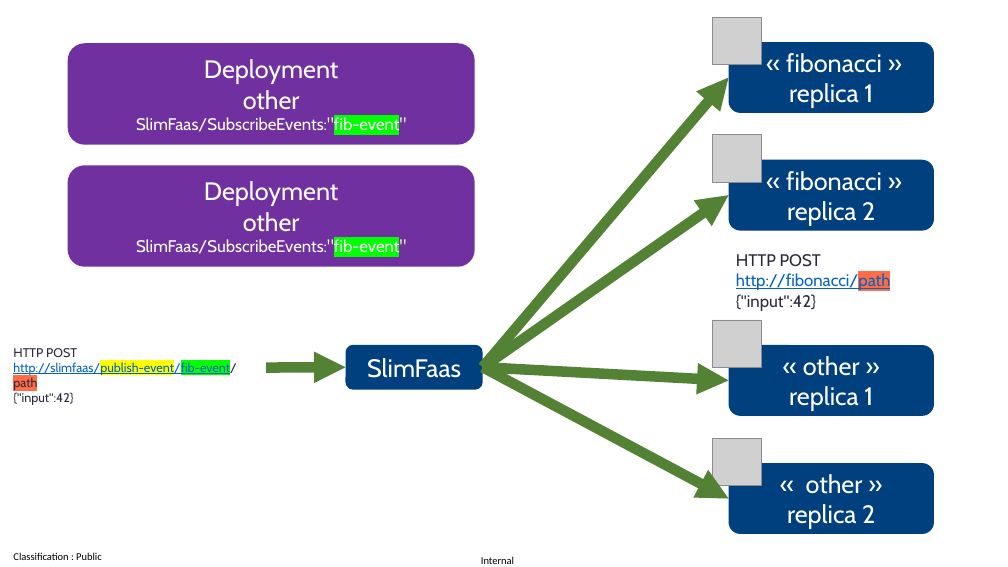
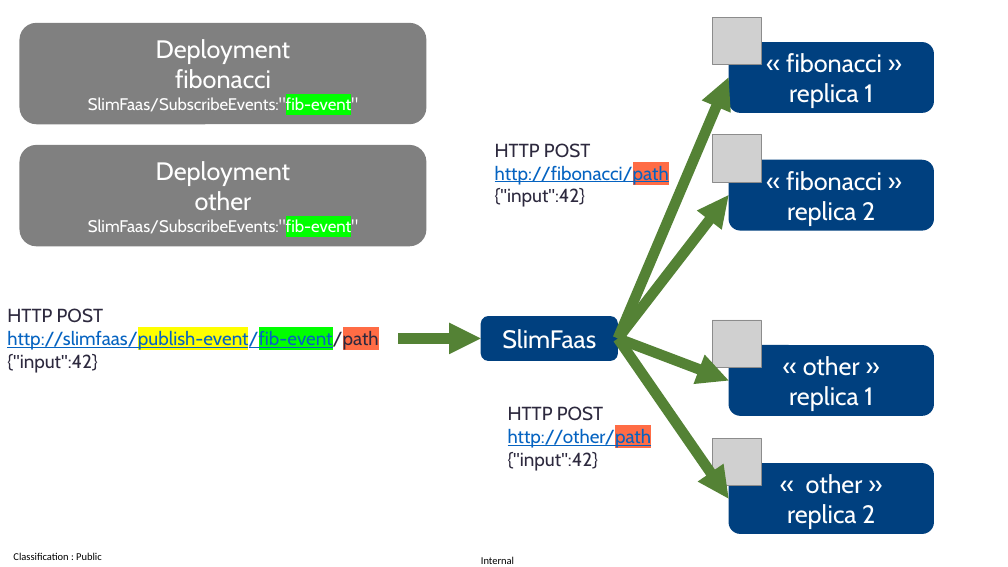
Before and after one commit to AxaFrance/SlimFaas, a slide deck: slide 3 of documentation/slimfaas.pptx. Drawn at 1008x567 pixels with LibreOffice and Linux fonts; fonts in the diff are those of the drawing; grey boxes stand for pictures. Boxes give left, top, right and bottom in pixels: in the first picture for what was removed or moved away, otherwise in the second. Text is boxed around its words. In the diff, an @@ line names an element or a change of style, - is before the commit and + after.

```diff
--- a/documentation/slimfaas.pptx
+++ b/documentation/slimfaas.pptx
@@ rounded rectangle "Deployment": place and size @@
-rounded rectangle "Deployment" at (68,43,475,144)
+rounded rectangle "Deployment" at (20,23,426,124)
@@ rounded rectangle "Deployment" at (20,23,426,124): fill #7030A0 to #808080 @@
@@ text in rounded rectangle at (175,69,271,88): text changed @@
-other
+fibonacci
@@ arrow moved from (483, 368) - (729, 78) to (618, 339) - (729, 78) @@
@@ rounded rectangle "Deployment": place and size @@
-rounded rectangle "Deployment" at (68,166,475,267)
+rounded rectangle "Deployment" at (20,145,426,247)
@@ rounded rectangle "Deployment" at (20,145,426,247): fill #7030A0 to #808080 @@
@@ text "HTTP POST": place and size @@
-text "HTTP POST" at (736,254,890,311)
+text "HTTP POST" at (495,143,669,207)
@@ text "HTTP POST" at (495,143,669,207): size 16 to 18 pt @@
@@ arrow moved from (483, 368) - (729, 195) to (618, 339) - (729, 195) @@
@@ text "HTTP POST": place and size @@
-text "HTTP POST" at (13,348,236,405)
+text "HTTP POST" at (7,308,378,373)
@@ text "HTTP POST" at (7,308,378,373): size 12 to 18 pt @@
@@ rounded rectangle "SlimFaas": place and size @@
-rounded rectangle "SlimFaas" at (346,345,482,389)
+rounded rectangle "SlimFaas" at (481,316,618,361)
@@ arrow moved from (266, 368) - (346, 368) to (399, 339) - (481, 339) @@
@@ arrow moved from (483, 368) - (729, 498) to (618, 339) - (729, 498) @@
@@ arrow moved from (483, 368) - (729, 380) to (618, 339) - (729, 380) @@
@@ text added at (508,406,652,471), 18 pt, text #2D293E @@
+HTTP POST
+http://other/path
+{"input":42}
```
Also in this commit, not shown: 2 other slides changed, 8 other files.
